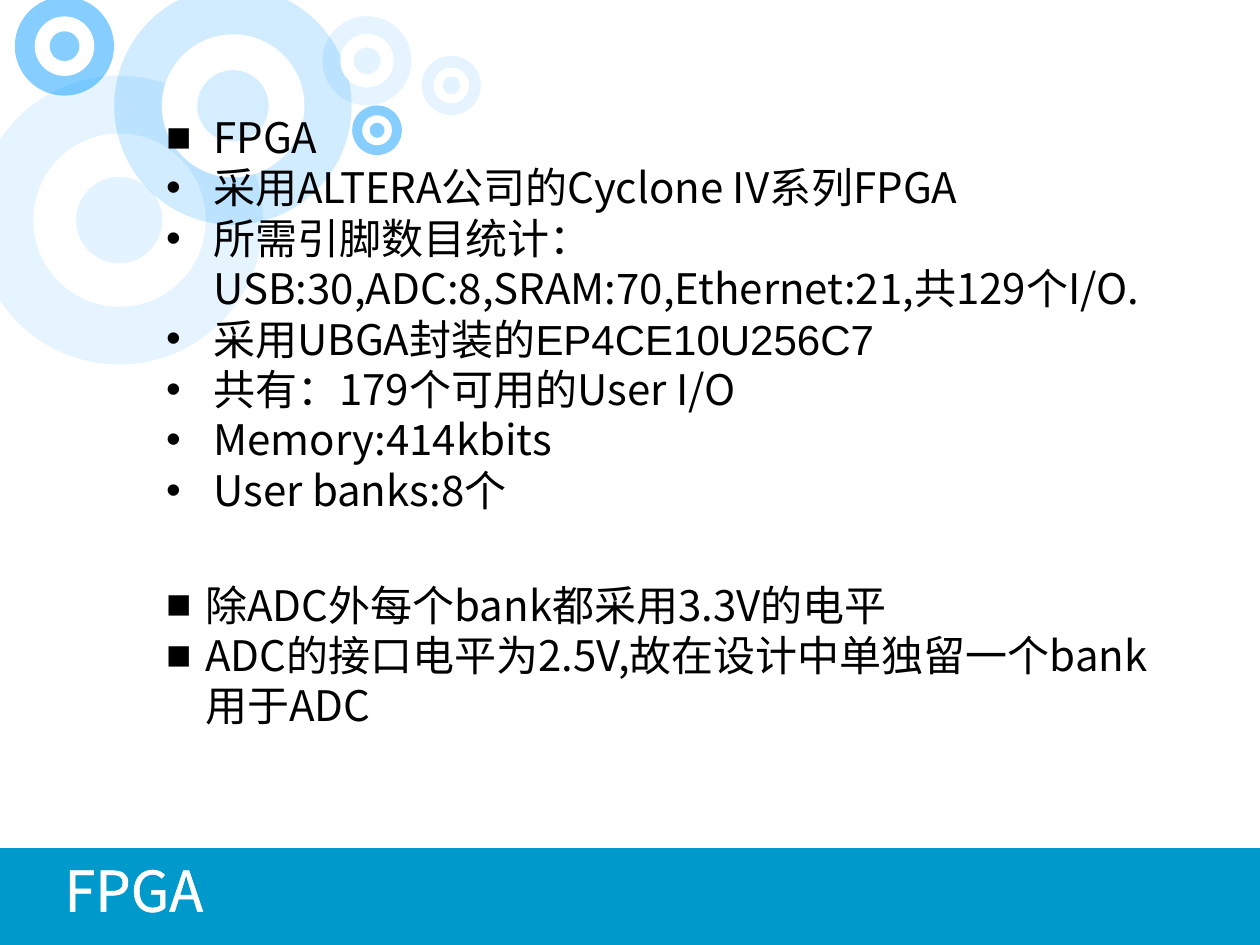
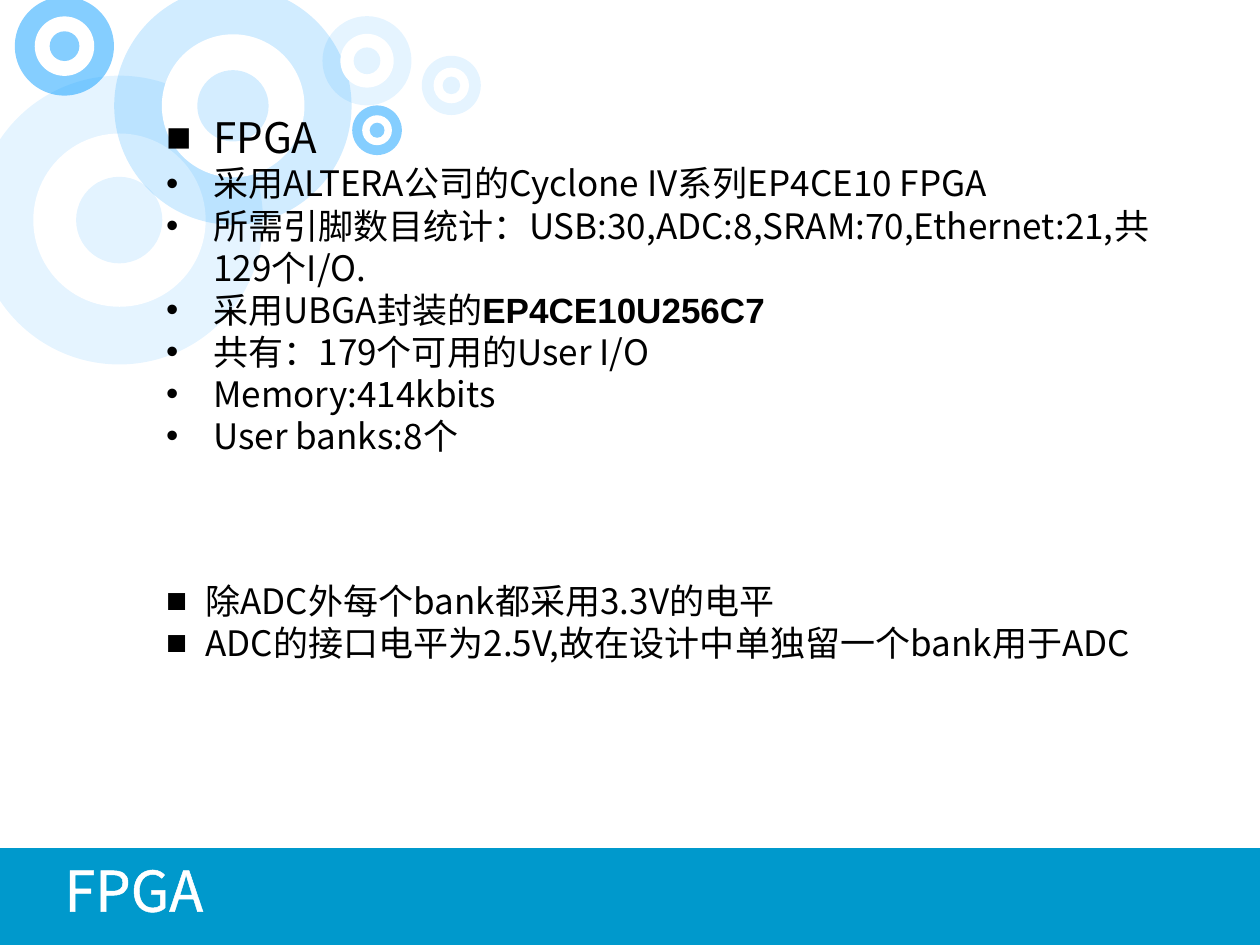
Before and after one commit to wyu0725/2MSPS-DAQ_CARD, a slide deck: slide 19 of 2M采样率双通道数据采集卡.pptx (slide 14 before the commit). Drawn at 1260x945 pixels with LibreOffice and Linux fonts; fonts in the diff are those of the drawing. Boxes give left, top, right and bottom in pixels: in the first picture for what was removed or moved away, otherwise in the second. Text is boxed around its words. In the diff, an @@ line names an element or a change of style, - is before the commit and + after.

```diff
--- a/2M采样率双通道数据采集卡.pptx
+++ b/2M采样率双通道数据采集卡.pptx
@@ text at bbox=[213, 161, 987, 206]: text changed; size 24 to 20 pt @@
-• 采用ALTERA公司的Cyclone IV系列FPGA
+• 采用ALTERA公司的Cyclone IV系列EP4CE10 FPGA
@@ text at bbox=[213, 203, 1149, 452]: size 24 to 20 pt in "所需引脚数目统计：USB:30,ADC:8,SRAM:70,Ethernet:21,共129个I/O.", "采用UBGA封装的EP4CE10U256C7", "共有：179个可用的User I/O", "Memory:414kbits" and 1 more places; bold on in "采用UBGA封装的EP4CE10U256C7" @@
@@ text "除ADC外每个bank都采用3.3V的电平" at bbox=[205, 584, 1130, 663]: size 24 to 20 pt @@
```
Also in this commit, not shown: 11 other slides changed, 12 slides added, 5 slides removed, 6 other files.
